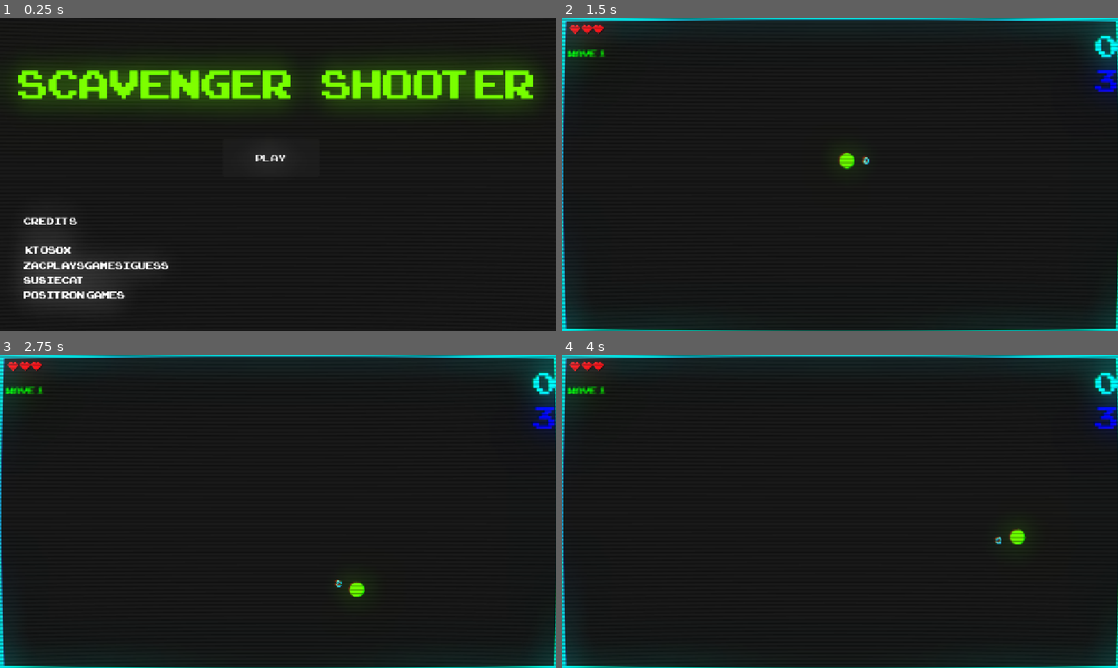
Above: before the commit, frames 1-4 (two rows, left to right).
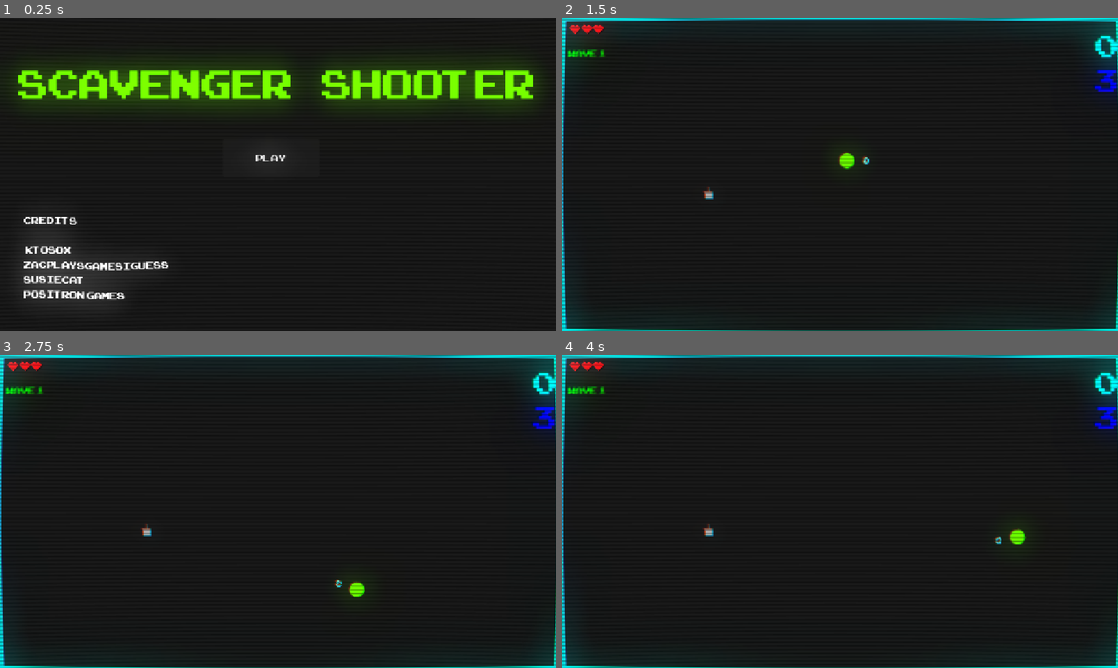
Above: after the commit, the same moments.

Repository: ktosox/GWJ80
Game: Godot game, scene res://level/home.tscn
Same seed, same stepped clock (60 frames per second), same inputs: the game is played once before the commit and once after it.
Inputs (mouse positions are in pixels of both pictures, inside the frame that each line leads up to):
- Up to frame 1 (0.25 s): no input
- Up to frame 2 (1.5 s): click "Play" at 0.5 s; tap Enter (tutorial_exit) at 1.25 s; move the mouse to (962, 158) at 1.27 s; press the mouse at (962, 158) at 1.28 s; hold D (right) from 1.28 s (still down)
- Up to frame 3 (2.75 s): move the mouse to (166, 527) at 2.02 s; release D (right) at 2.03 s; release the mouse at (166, 527) at 2.03 s; hold Down (down) from 2.03 s (still down); click (166, 527) at 2.1 s
- Up to frame 4 (4 s): move the mouse to (895, 442) at 2.77 s; release Down (down) at 2.78 s; press the mouse at (895, 442) at 2.78 s; hold D (right) 2.78-3.53 s; move the mouse to (812, 574) at 3.52 s; release the mouse at (812, 574) at 3.53 s; hold W (up) from 3.53 s (still down); click (812, 574) at 3.6 s

The runs differ from the first frame. In frame 1, 0.8% of the frame differs, in the area x 4-31%, y 63-91%; in frame 2, less than 0.1%; in frame 3, less than 0.1%; in frame 4, less than 0.1%.

Commit message:
screen_cleaner_bug_fix

Diff:
--- a/Game/enemy/enemy_creation_screen.tscn
+++ b/Game/enemy/enemy_creation_screen.tscn
@@ -1,12 +1,16 @@
-[gd_scene load_steps=4 format=3 uid="uid://coj5ey4dg7nfx"]
+[gd_scene load_steps=5 format=3 uid="uid://drn5rjnqr8hmy"]
 
-[ext_resource type="Script" uid="uid://csia02rgrimdu" path="res://enemy/enemy_creation_screen.gd" id="1_c354p"]
-[ext_resource type="Script" uid="uid://dgc4xuxpcq0o8" path="res://enemy/enemy_package.gd" id="2_nlgto"]
+[ext_resource type="Script" path="res://enemy/enemy_creation_screen.gd" id="1_c354p"]
+[ext_resource type="PackedScene" uid="uid://d27f70diafnal" path="res://enemy/enemy_core.tscn" id="2_1s88w"]
+[ext_resource type="Script" path="res://enemy/enemy_package.gd" id="2_nlgto"]
 
 [sub_resource type="Resource" id="Resource_1s88w"]
 script = ExtResource("2_nlgto")
 ID = 0
 walk_speed = 90
+health = 3
+enemy_core = ExtResource("2_1s88w")
+spawn_pick_up = false
 walker_type = 1
 shooter_type = 1
 guns = Array[PackedScene]([])
--- a/Game/level/home.tscn
+++ b/Game/level/home.tscn
@@ -82,12 +82,12 @@
 theme_override_font_sizes/mono_font_size = 32
 theme_override_font_sizes/normal_font_size = 32
 bbcode_enabled = true
-text = "Credits
+text = "[wave amp=20.0 freq=16.0 connected=1]Credits[/wave]
 
 [wave amp=20.0 freq=16.0 connected=1] Ktosox[/wave]
-zacPlaysGamesIGuess
-SusieCat
-Positron Games
+[wave amp=20.0 freq=16.0 connected=1]zacPlaysGamesIGuess[/wave]
+[wave amp=20.0 freq=16.0 connected=1]SusieCat[/wave]
+[wave amp=20.0 freq=16.0 connected=1]Positron Games[/wave]
 "
 
 [node name="play_btn" type="Button" parent="."]
--- a/Game/level/test_level.gd
+++ b/Game/level/test_level.gd
@@ -47,6 +47,6 @@
 		pickup_enemy_count = 0
 
 func clear_enemies():
-	GameManager.current_score += $enemy_group_node.get_child_count()
+	GameManager.change_score($enemy_group_node.get_child_count())
 	for i in $enemy_group_node.get_children():
 		i.queue_free()
--- a/Game/level/test_level.tscn
+++ b/Game/level/test_level.tscn
@@ -6,6 +6,7 @@
 [ext_resource type="PackedScene" uid="uid://b2ov3q3k3dvys" path="res://UI/ui.tscn" id="4_owtjd"]
 [ext_resource type="Texture2D" uid="uid://c6whu1ryhn42r" path="res://shapes/fixed square.png" id="5_22gpc"]
 [ext_resource type="PackedScene" uid="uid://bgr7f0ikfr1cw" path="res://Global/audio_manager/audio_component.tscn" id="7_kopq5"]
+[ext_resource type="PackedScene" uid="uid://y4bakkmyhlkj" path="res://pick_up/pickup.tscn" id="8_kopq5"]
 [ext_resource type="AudioStream" uid="uid://2omqcdrp31oc" path="res://level/arcade_party.ogg" id="8_sy2wk"]
 
 [sub_resource type="RectangleShape2D" id="RectangleShape2D_amuej"]
@@ -86,5 +87,10 @@
 audio_type = "music"
 audio = ExtResource("8_sy2wk")
 
+[node name="pickup" parent="." instance=ExtResource("8_kopq5")]
+position = Vector2(339, 401)
+pickup_type = 3
+randomize_pickup = false
+
 [connection signal="timeout" from="wave_timer" to="." method="_on_wave_timer_timeout"]
 [connection signal="timeout" from="spawn_timer" to="." method="_on_spawn_timer_timeout"]
--- a/Game/player/grabby_player_gun.tscn
+++ b/Game/player/grabby_player_gun.tscn
@@ -9,6 +9,21 @@
 random_pitch = 1.07
 streams_count = 1
 stream_0/stream = ExtResource("3_slmqo")
+
+[sub_resource type="Animation" id="Animation_slmqo"]
+length = 0.001
+tracks/0/type = "value"
+tracks/0/imported = false
+tracks/0/enabled = true
+tracks/0/path = NodePath("VisualPart:position")
+tracks/0/interp = 1
+tracks/0/loop_wrap = true
+tracks/0/keys = {
+"times": PackedFloat32Array(0),
+"transitions": PackedFloat32Array(1),
+"update": 0,
+"values": [Vector2(0, 0)]
+}
 
 [sub_resource type="Animation" id="Animation_rg56g"]
 resource_name = "new_animation"
@@ -24,21 +39,6 @@
 "transitions": PackedFloat32Array(0.5, 1),
 "update": 0,
 "values": [Vector2(10, 0), Vector2(0, 0)]
-}
-
-[sub_resource type="Animation" id="Animation_slmqo"]
-length = 0.001
-tracks/0/type = "value"
-tracks/0/imported = false
-tracks/0/enabled = true
-tracks/0/path = NodePath("VisualPart:position")
-tracks/0/interp = 1
-tracks/0/loop_wrap = true
-tracks/0/keys = {
-"times": PackedFloat32Array(0),
-"transitions": PackedFloat32Array(1),
-"update": 0,
-"values": [Vector2(0, 0)]
 }
 
 [sub_resource type="AnimationLibrary" id="AnimationLibrary_q5jmc"]
Not shown: 1 places in Game/UI/screen_shader.tscn that only renumber resources
Not shown: 1 places in Game/level/test_level.tscn that only renumber resources
